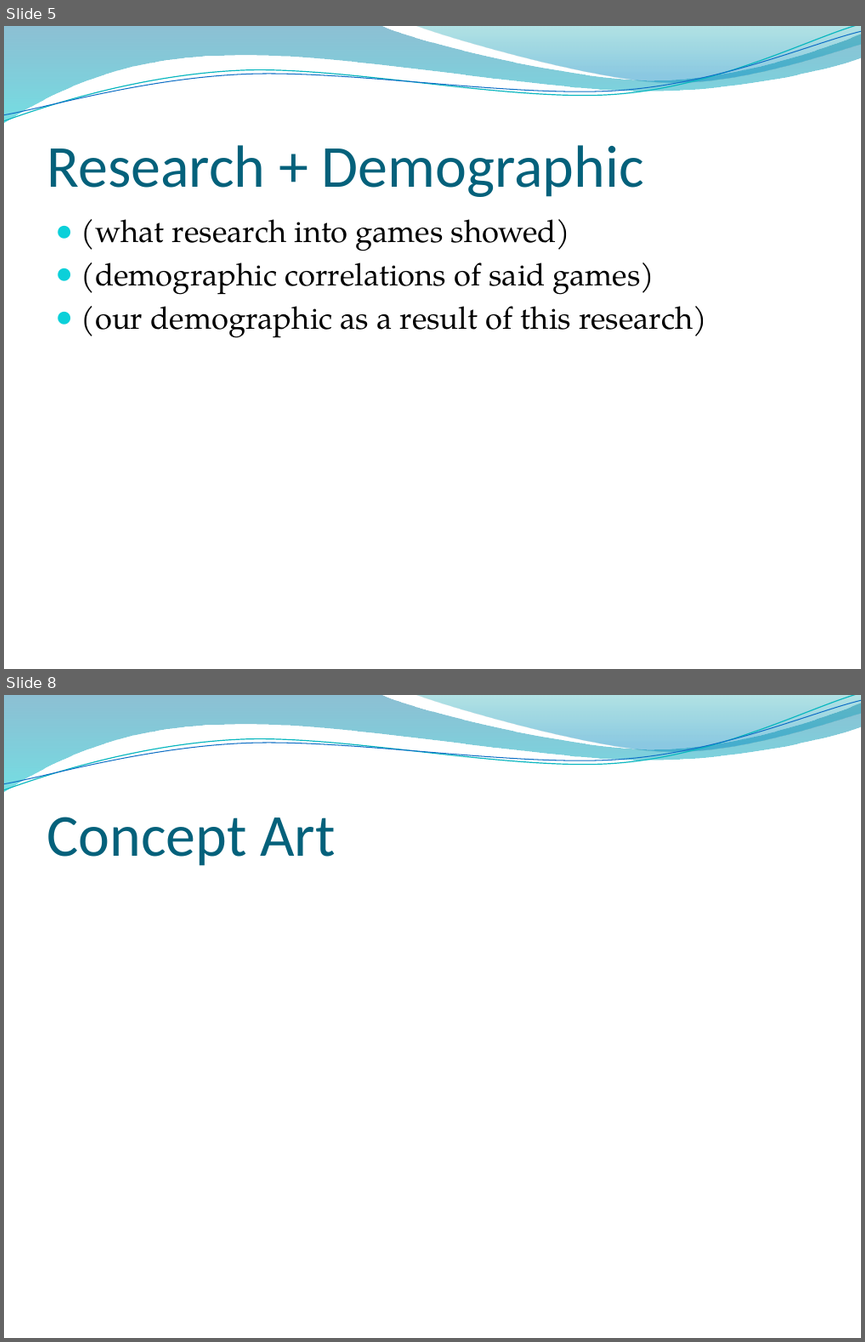
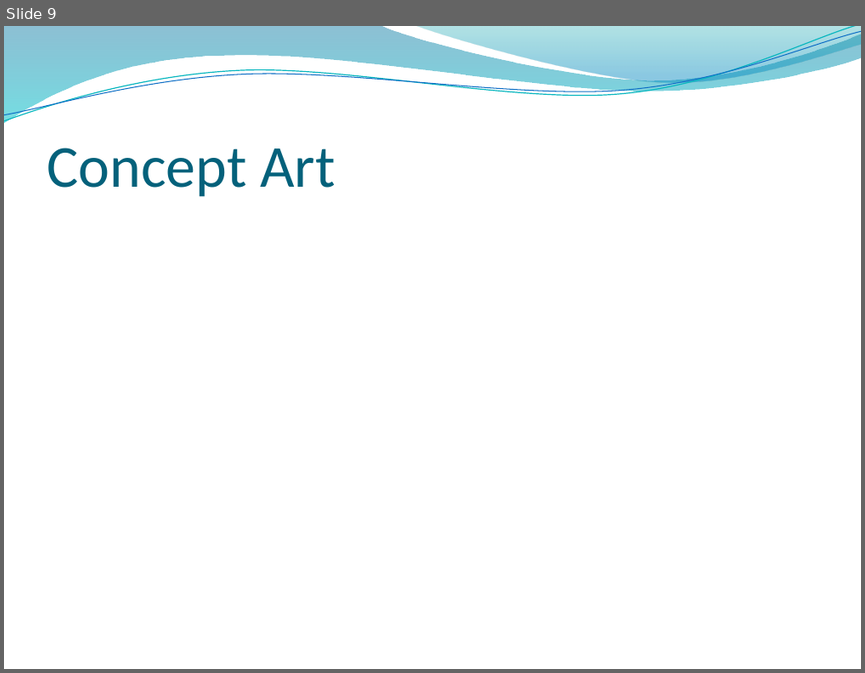
Before and after one commit to UoSGamesGroups/second-semester-s2-group-20, a slide deck: Presentations/Pitch 1 Presentation.pptx. Shown one above the other, each under a label of ours: slides 5 and 8 before the commit, slide 9 after it; the slides between them are not shown. The pictures are 865x1342 and 865x673 pixels, drawn with LibreOffice and Linux fonts; fonts in the diff are those of the drawing; background and template pictures are left out. Boxes give left, top, right and bottom in pixels: in the first picture for what was removed or moved away, otherwise in the second. Text is boxed around its words. In the diff, an @@ line names an element or a change of style, - is before the commit and + after.

```diff
--- a/Presentations/Pitch 1 Presentation.pptx
+++ b/Presentations/Pitch 1 Presentation.pptx
@@ slide 5 removed at box(4, 26, 861, 669), background picture (left out); not listed: 4 template elements that a slide beside it also shows @@
@@ title removed at box(46, 145, 644, 197) @@
-Research + Demographic
@@ text removed at box(81, 219, 707, 338) @@
-● (what research into games showed)
-● (demographic correlations of said games)
-● (our demographic as a result of this research)
@@ what was slide 8 is now slide 9 @@
```
Also in this commit, not shown: 6 slides changed, 5 slides added, 4 other slides removed.
